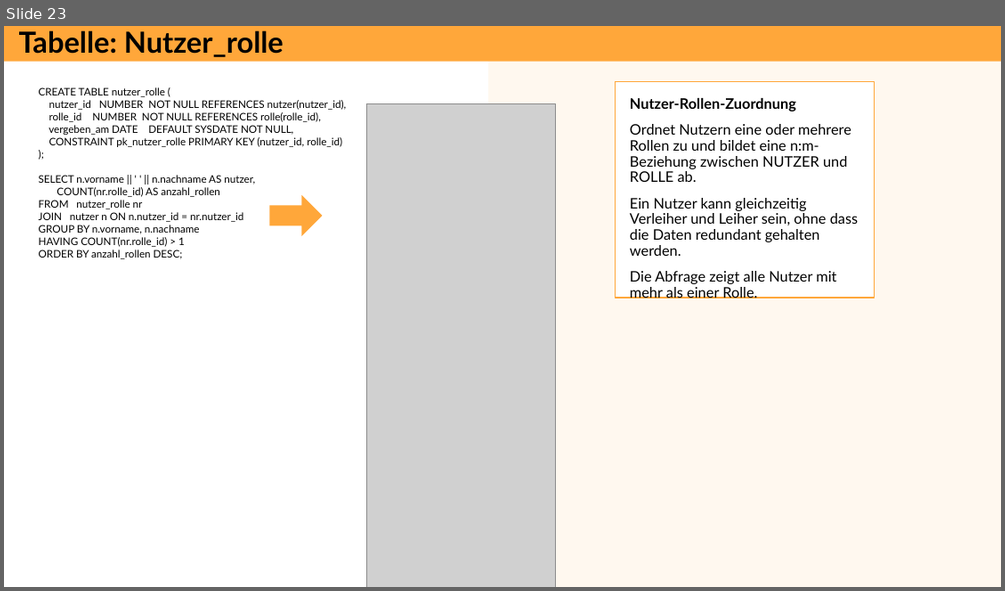
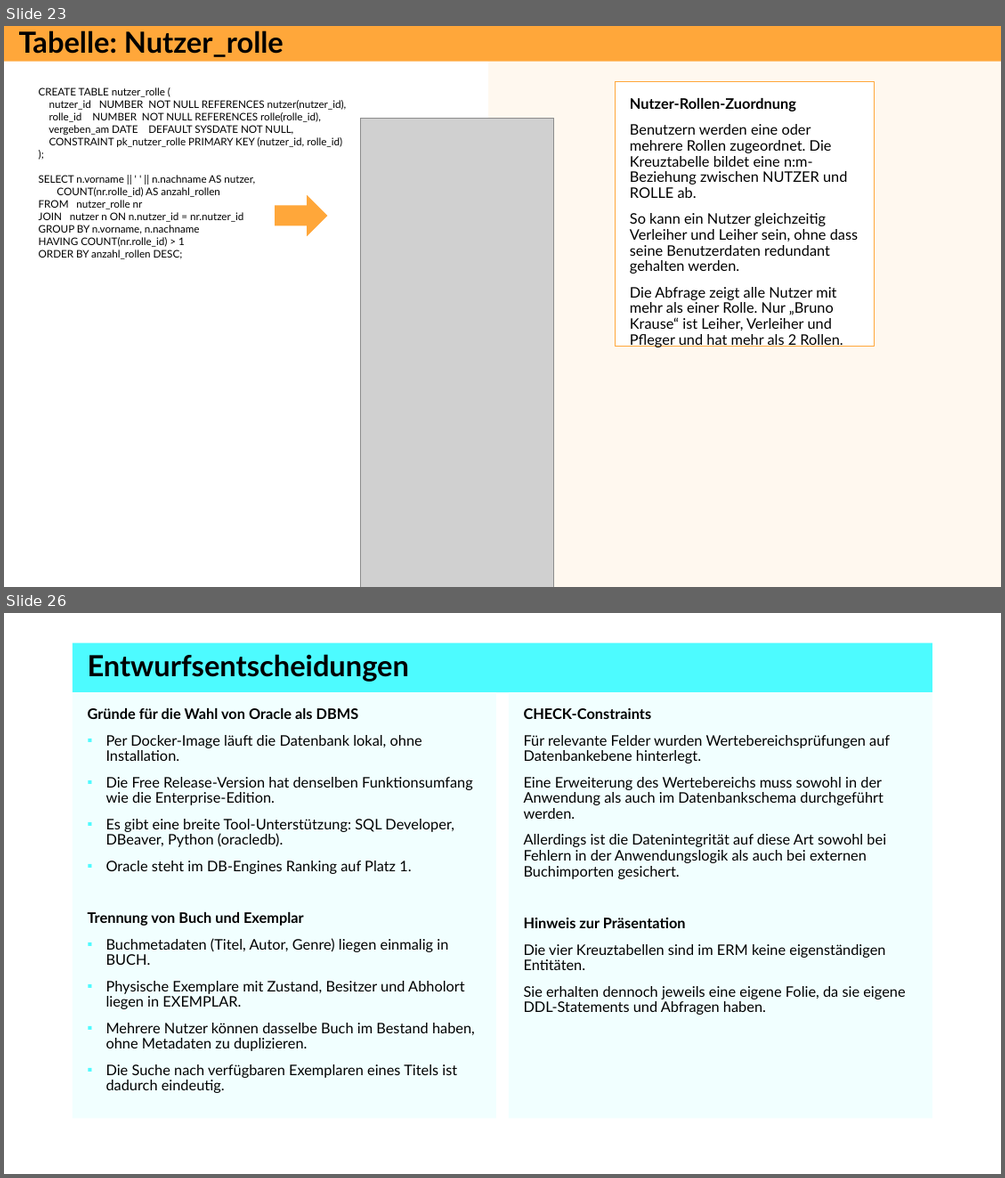
Before and after one commit to superdent/iu_datamart, a slide deck: dokumentation/phase2.pptx. Shown one above the other, each under a label of ours: slide 23 before the commit, slides 23 and 26 after it; the slides between them are not shown. The pictures are 1005x591 and 1005x1178 pixels, drawn with LibreOffice and Linux fonts; fonts in the diff are those of the drawing; grey boxes stand for pictures. Boxes give left, top, right and bottom in pixels: in the first picture for what was removed or moved away, otherwise in the second. Text is boxed around its words. In the diff, an @@ line names an element or a change of style, - is before the commit and + after.

```diff
--- a/dokumentation/phase2.pptx
+++ b/dokumentation/phase2.pptx
@@ slide 26 added at (4, 613, 1001, 1174), background #FFFFFF @@
@@ title added at (73, 643, 933, 692), fill #4DFBFF, 28 pt, text #000000, bold @@
+Entwurfsentscheidungen
@@ text added at (73, 692, 497, 1118), fill #F1FFFF, 14 pt, text #000000 @@
+Gründe für die Wahl von Oracle als DBMS
+▪ Per Docker-Image läuft die Datenbank lokal, ohne Installation.
+▪ Die Free Release-Version hat denselben Funktionsumfang wie die Enterprise-Edition.
+▪ Es gibt eine breite Tool-Unterstützung: SQL Developer, DBeaver, Python (oracledb).
+▪ Oracle steht im DB-Engines Ranking auf Platz 1.
+Trennung von Buch und Exemplar
+▪ Buchmetadaten (Titel, Autor, Genre) liegen einmalig in BUCH.
+▪ Physische Exemplare mit Zustand, Besitzer und Abholort liegen in EXEMPLAR.
+▪ Mehrere Nutzer können dasselbe Buch im Bestand haben, ohne Metadaten zu duplizieren.
+▪ Die Suche nach verfügbaren Exemplaren eines Titels ist dadurch eindeutig.
@@ text added at (509, 692, 933, 1118), fill #F1FFFF, 14 pt, text #000000 @@
+CHECK-Constraints
+Für relevante Felder wurden Wertebereichsprüfungen auf Datenbankebene hinterlegt.
+Eine Erweiterung des Wertebereichs muss sowohl in der Anwendung als auch im Datenbankschema durchgeführt werden.
+Allerdings ist die Datenintegrität auf diese Art sowohl bei Fehlern in der Anwendungslogik als auch bei externen Buchimporten gesichert.
+Hinweis zur Präsentation
+Die vier Kreuztabellen sind im ERM keine eigenständigen Entitäten.
+Sie erhalten dennoch jeweils eine eigene Folie, da sie eigene DDL-Statements und Abfragen haben.
@@ slide 23 changed as well @@
@@ rectangle "Nutzer-Rollen-Zuordnung": place and size @@
-rectangle "Nutzer-Rollen-Zuordnung" at (615, 82, 874, 297)
+rectangle "Nutzer-Rollen-Zuordnung" at (615, 82, 874, 346)
@@ picture: place and size @@
-picture at (367, 103, 555, 587)
+picture at (361, 118, 554, 587)
@@ text in rectangle at (630, 124, 858, 347): text changed @@
-Ordnet Nutzern eine oder mehrere Rollen zu und bildet eine n:m-Beziehung zwischen NUTZER und ROLLE ab.
-Ein Nutzer kann gleichzeitig Verleiher und Leiher sein, ohne dass die Daten redundant gehalten werden.
-Die Abfrage zeigt alle Nutzer mit mehr als einer Rolle.
+Benutzern werden eine oder mehrere Rollen zugeordnet. Die Kreuztabelle bildet eine n:m-Beziehung zwischen NUTZER und ROLLE ab.
+So kann ein Nutzer gleichzeitig Verleiher und Leiher sein, ohne dass seine Benutzerdaten redundant gehalten werden.
+Die Abfrage zeigt alle Nutzer mit mehr als einer Rolle. Nur „Bruno Krause“ ist Leiher, Verleiher und Pfleger und hat mehr als 2 Rollen.
@@ right arrow: place and size @@
-right arrow at (269, 195, 322, 236)
+right arrow at (275, 195, 327, 236)
```
Also in this commit, not shown: 16 other slides changed, 2 other slides added, 1 slide removed, 6 other files.
